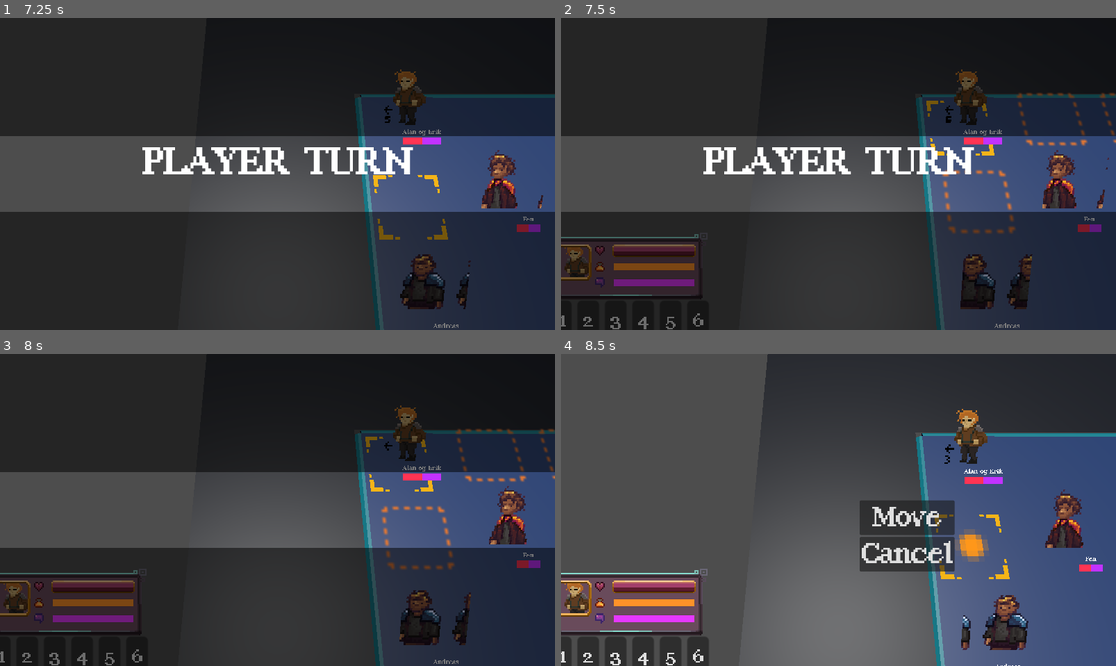
Above: before the commit, frames 1-4 (two rows, left to right).
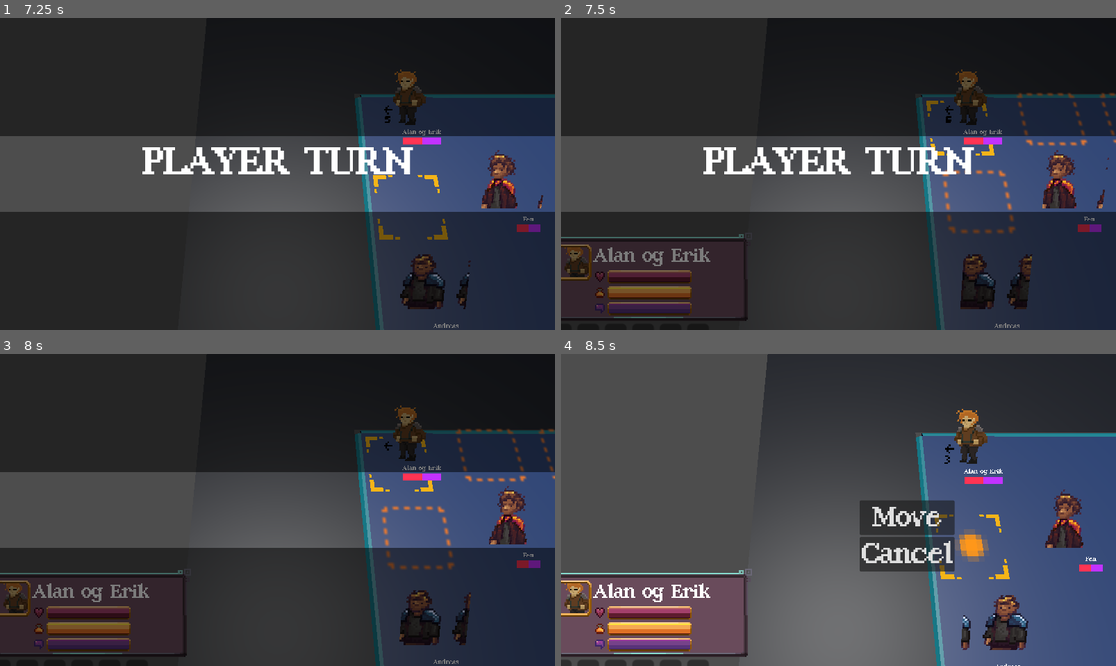
Above: after the commit, the same moments.

Repository: alanhaugen/bachelor-inn
Game: Godot game, scene res://scenes/UI/main_menu.tscn
Two runs of this game, one before a commit and one after it. Both use one fixed random seed, a clock stepped at 60 frames per second and the inputs below.
Inputs (mouse positions are in pixels of both pictures, inside the frame that each line leads up to):
- Up to frame 1 (7.25 s): click "Start Game" at 0.5 s; move the mouse to (399, 158) at 1.27 s; hold Right (pan_right) 1.28-2 s; hold Space (selected) 1.28-2 s; click (399, 158) at 1.42 s; drag from (166, 189) to (249, 236) at 2.02 s; move the mouse to (333, 105) at 2.77 s; hold Right (pan_right) 2.78-3.5 s; hold Mouse wheel down (zoom_in) 2.78-3.5 s; click (333, 105) at 2.92 s; tap Space (selected) at 3.05 s; drag from (249, 236) to (111, 127) at 3.52 s; move the mouse to (444, 220) at 4.27 s; hold Left (pan_left) 4.28-5 s; hold Mouse wheel down (zoom_in) 4.28-5 s; click (444, 220) at 4.42 s; drag from (111, 127) to (194, 96) at 5.02 s; move the mouse to (305, 174) at 5.77 s; hold Down (pan_down) 5.78-6.5 s; hold Mouse wheel down (zoom_in) 5.78-6.5 s; click (305, 174) at 5.92 s; drag from (194, 96) to (166, 189) at 6.52 s
- Up to frame 2 (7.5 s): move the mouse to (960, 158) at 7.27 s; hold Up (pan_up) from 7.28 s (still down); hold Space (selected) from 7.28 s (still down); click (960, 158) at 7.42 s
- Up to frame 3 (8 s): keep holding Up (pan_up); keep holding Space (selected)
- Up to frame 4 (8.5 s): release Up (pan_up) at 8 s; release Space (selected) at 8 s; drag from (727, 525) to (810, 572) at 8.02 s

Frame 1 is identical in both runs. In frame 2, 4.2% of the frame differs, in the area x 0-34%, y 69-100%; in frame 3, 4.2%; in frame 4, 6.9%, in the area x 0-35%, y 68-100%.

Commit message:
Stat bar now includes name

Diff:
--- a/scenes/UI/pop_up.tscn
+++ b/scenes/UI/pop_up.tscn
@@ -29,15 +29,43 @@
 atlas = ExtResource("1_k3ym5")
 region = Rect2(184, 8, 7, 7)
 
-[sub_resource type="StyleBoxFlat" id="StyleBoxFlat_q3i2e"]
-bg_color = Color(0.9999997, 0.5726849, 0.15946901, 1)
+[sub_resource type="StyleBoxTexture" id="StyleBoxTexture_c7dy5"]
+texture = ExtResource("1_k3ym5")
+texture_margin_left = 3.0
+texture_margin_top = 3.0
+texture_margin_right = 3.0
+texture_margin_bottom = 3.0
+expand_margin_left = 1.0
+expand_margin_top = 2.0
+expand_margin_right = 1.0
+expand_margin_bottom = 1.0
+region_rect = Rect2(32, 0, 32, 32)
+
+[sub_resource type="StyleBoxTexture" id="StyleBoxTexture_pyip5"]
+texture = ExtResource("1_k3ym5")
+expand_margin_top = 1.0
+region_rect = Rect2(228, 16, 10, 15)
 
 [sub_resource type="AtlasTexture" id="AtlasTexture_0v7bq"]
 atlas = ExtResource("1_k3ym5")
 region = Rect2(184, 0, 7, 7)
 
-[sub_resource type="StyleBoxFlat" id="StyleBoxFlat_lgqxh"]
-bg_color = Color(0.8995731, 0.22001407, 1, 1)
+[sub_resource type="StyleBoxTexture" id="StyleBoxTexture_b6nfr"]
+texture = ExtResource("1_k3ym5")
+texture_margin_left = 3.0
+texture_margin_top = 3.0
+texture_margin_right = 3.0
+texture_margin_bottom = 3.0
+expand_margin_left = 1.0
+expand_margin_top = 2.0
+expand_margin_right = 1.0
+expand_margin_bottom = 1.0
+region_rect = Rect2(32, 0, 32, 32)
+
+[sub_resource type="StyleBoxTexture" id="StyleBoxTexture_ck02a"]
+texture = ExtResource("1_k3ym5")
+expand_margin_top = 1.0
+region_rect = Rect2(198, 16, 10, 15)
 
 [node name="GUI_POPUP" type="Control"]
 layout_mode = 3
@@ -62,8 +90,8 @@
 anchor_bottom = 0.5
 offset_left = -31.0
 offset_top = -31.0
-offset_right = 81.0
-offset_bottom = 18.0
+offset_right = 112.0
+offset_bottom = 33.0
 grow_horizontal = 2
 grow_vertical = 2
 texture = ExtResource("1_k3ym5")
@@ -128,6 +156,11 @@
 [node name="VBoxContainer" type="VBoxContainer" parent="VBoxContainer/Control/HBoxContainer"]
 layout_mode = 2
 
+[node name="CharacterName" type="Label" parent="VBoxContainer/Control/HBoxContainer/VBoxContainer"]
+unique_name_in_owner = true
+custom_minimum_size = Vector2(100, 0)
+layout_mode = 2
+
 [node name="Health_Icon" type="TextureRect" parent="VBoxContainer/Control/HBoxContainer/VBoxContainer"]
 layout_mode = 2
 texture = SubResource("AtlasTexture_l1do4")
@@ -141,40 +174,41 @@
 anchor_top = 0.5
 anchor_right = 0.5
 anchor_bottom = 0.5
-offset_left = 9.5
+offset_left = -40.0
 offset_top = -2.5
-offset_right = 65.5
-offset_bottom = 2.5
+offset_right = 16.0
+offset_bottom = 3.5
 grow_horizontal = 2
 grow_vertical = 2
 theme_override_styles/background = SubResource("StyleBoxTexture_1htk0")
 theme_override_styles/fill = SubResource("StyleBoxTexture_q3i2e")
-value = 70.0
-show_percentage = false
-
-[node name="Magic_Icon" type="TextureRect" parent="VBoxContainer/Control/HBoxContainer/VBoxContainer"]
-layout_mode = 2
-texture = SubResource("AtlasTexture_b741m")
-stretch_mode = 2
-
-[node name="MagicBar" type="ProgressBar" parent="VBoxContainer/Control/HBoxContainer/VBoxContainer/Magic_Icon"]
-unique_name_in_owner = true
-layout_mode = 1
-anchors_preset = 8
-anchor_left = 0.5
-anchor_top = 0.5
-anchor_right = 0.5
-anchor_bottom = 0.5
-offset_left = 9.5
-offset_top = -2.5
-offset_right = 65.5
-offset_bottom = 2.5
-grow_horizontal = 2
-grow_vertical = 2
-theme_override_styles/fill = SubResource("StyleBoxFlat_q3i2e")
 value = 80.0
 show_percentage = false
 
+[node name="Magic_Icon" type="TextureRect" parent="VBoxContainer/Control/HBoxContainer/VBoxContainer"]
+layout_mode = 2
+texture = SubResource("AtlasTexture_b741m")
+stretch_mode = 2
+
+[node name="MagicBar" type="ProgressBar" parent="VBoxContainer/Control/HBoxContainer/VBoxContainer/Magic_Icon"]
+unique_name_in_owner = true
+layout_mode = 1
+anchors_preset = 8
+anchor_left = 0.5
+anchor_top = 0.5
+anchor_right = 0.5
+anchor_bottom = 0.5
+offset_left = -40.0
+offset_top = -3.0
+offset_right = 16.0
+offset_bottom = 3.0
+grow_horizontal = 2
+grow_vertical = 2
+theme_override_styles/background = SubResource("StyleBoxTexture_c7dy5")
+theme_override_styles/fill = SubResource("StyleBoxTexture_pyip5")
+value = 80.0
+show_percentage = false
+
 [node name="Sanity_Icon" type="TextureRect" parent="VBoxContainer/Control/HBoxContainer/VBoxContainer"]
 layout_mode = 2
 texture = SubResource("AtlasTexture_0v7bq")
@@ -188,13 +222,14 @@
 anchor_top = 0.5
 anchor_right = 0.5
 anchor_bottom = 0.5
-offset_left = 9.5
-offset_top = -2.5
-offset_right = 65.5
-offset_bottom = 2.5
-grow_horizontal = 2
-grow_vertical = 2
-theme_override_styles/fill = SubResource("StyleBoxFlat_lgqxh")
+offset_left = -40.0
+offset_top = -3.0
+offset_right = 16.0
+offset_bottom = 3.0
+grow_horizontal = 2
+grow_vertical = 2
+theme_override_styles/background = SubResource("StyleBoxTexture_b6nfr")
+theme_override_styles/fill = SubResource("StyleBoxTexture_ck02a")
 value = 80.0
 show_percentage = false
 
@@ -204,9 +239,9 @@
 [node name="HBoxContainer" type="HBoxContainer" parent="VBoxContainer/Control2"]
 layout_mode = 0
 offset_left = -6.0
-offset_top = 12.0
+offset_top = 28.0
 offset_right = 102.0
-offset_bottom = 40.0
+offset_bottom = 56.0
 
 [node name="Button" type="Button" parent="VBoxContainer/Control2/HBoxContainer"]
 layout_mode = 2
--- a/scripts/combat/level.gd
+++ b/scripts/combat/level.gd
@@ -305,6 +305,7 @@
 		if popup is StatPopUp:
 			var stat_script: StatPopUp = popup;
 			stat_script.icon_texture.texture = character_script.portrait;
+			stat_script.name_label.text = character_script.unit_name;
 			stat_script.max_health = character_script.max_health;
 			stat_script.health = character_script.current_health;
 			stat_script.max_magic = character_script.magic;
--- a/scripts/ui/pop_up_wip.gd
+++ b/scripts/ui/pop_up_wip.gd
@@ -5,6 +5,7 @@
 @onready var health_bar: ProgressBar = %HealthBar
 @onready var magic_bar: ProgressBar = %MagicBar
 @onready var sanity_bar: ProgressBar = %SanityBar
+@onready var name_label: Label = %CharacterName
 
 var icon: TextureRect = null : set = _set_icon;
 var health: int = 0 : set = _set_health;
Not shown: 1 places in scenes/UI/pop_up.tscn that only renumber resources
